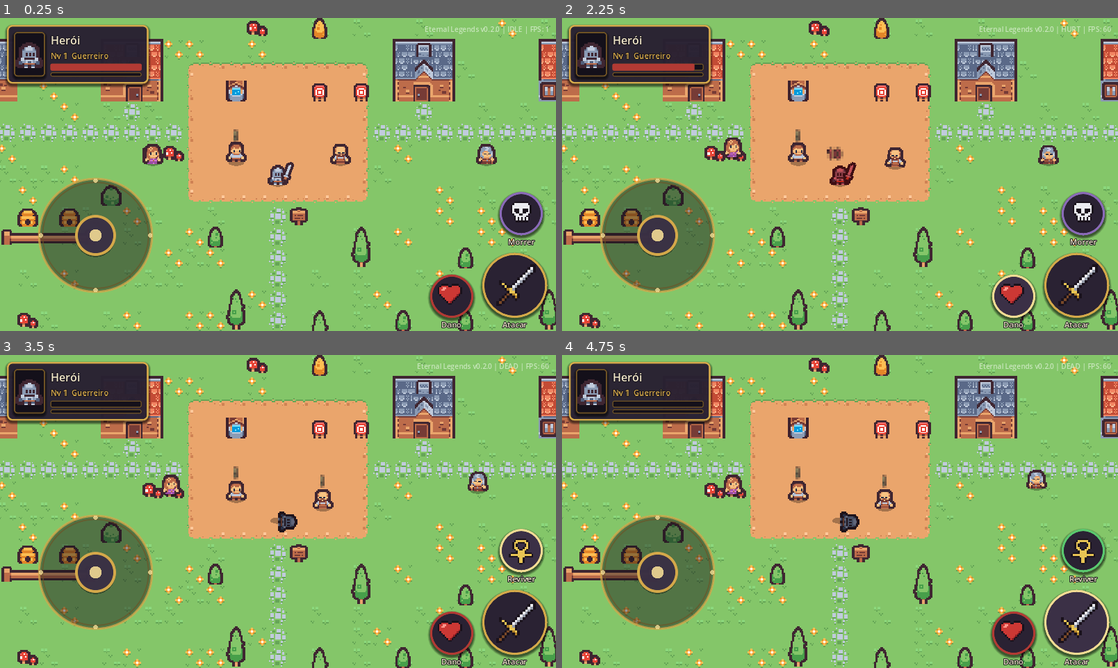
Above: before the commit, frames 1-4 (two rows, left to right).
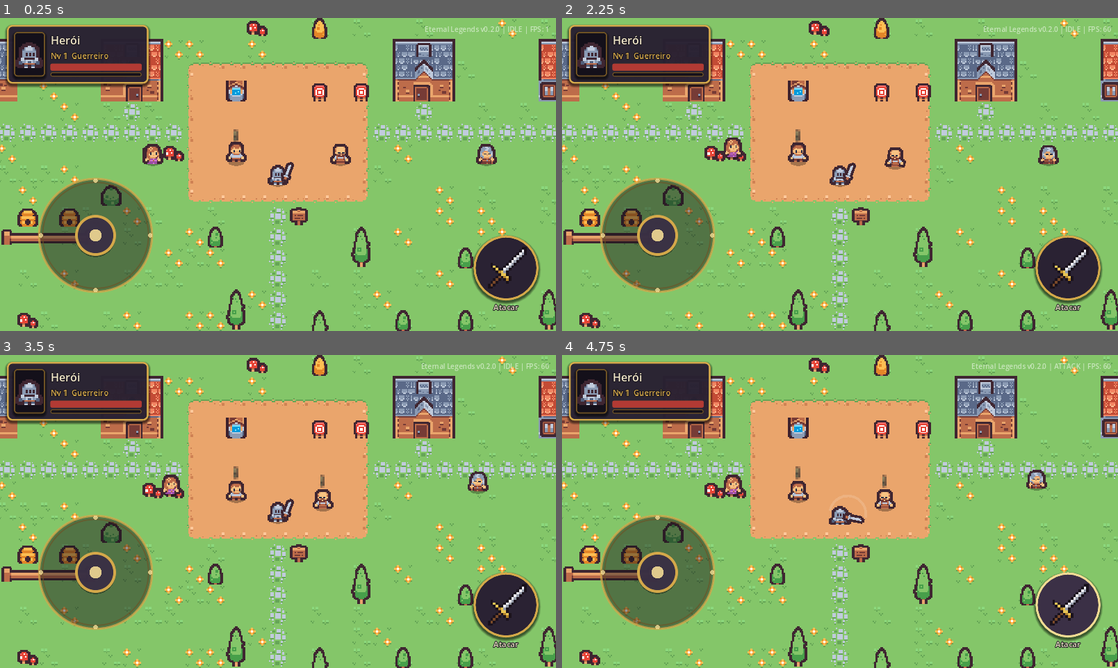
Above: after the commit, the same moments.

Repository: Astelee/eternal-legends-3d.
Game: Godot game, scene res://scenes/main/main.tscn
Same seed, same stepped clock (60 frames per second), same inputs: the game is played once before the commit and once after it.
Inputs (mouse positions are in pixels of both pictures, inside the frame that each line leads up to):
- Up to frame 1 (0.25 s): no input
- Up to frame 2 (2.25 s): click (1079, 284) at 0.52 s; click (1067, 268) at 1.27 s; click (1012, 296) at 2.02 s
- Up to frame 3 (3.5 s): click (522, 549) at 2.77 s
- Up to frame 4 (4.75 s): click (1079, 621) at 3.52 s; click (1067, 605) at 4.27 s

The runs differ from the first frame. In frame 1, 4.2% of the frame differs, in the area x 77-99%, y 55-100%; in frame 2, 4.8%; in frame 3, 5.2%; in frame 4, 5.4%, in the area x 9-99%, y 2-100%.
Error after the commit: Invalid access to property or key 'hurt_pressed' on a base object of type 'Control (Hud)'. (res://scripts/main/main.gd:14)

Commit message:
Atualizar o hud.gd

Diff:
--- a/scripts/ui/hud.gd
+++ b/scripts/ui/hud.gd
@@ -4,18 +4,14 @@
 # redondos (canto inferior direito) e painel de perfil (abre ao tocar no crachá).
 
 signal attack_pressed
-signal hurt_pressed
-signal death_pressed
+signal revive_pressed
 signal class_selected(frame: int)
 signal profile_opened
 
 const CHAR_TEX: Texture2D = preload("res://assets/characters/tiny_dungeon.png")
 const ICON_ATTACK: Texture2D = preload("res://assets/ui/icon_attack.png")
-const ICON_HURT: Texture2D = preload("res://assets/ui/icon_hurt.png")
-const ICON_DEATH: Texture2D = preload("res://assets/ui/icon_death.png")
 const ICON_REVIVE: Texture2D = preload("res://assets/ui/icon_revive.png")
 const COLS := 12
-const VIOLET := Color("#8a6ab8")
 
 var _badge_avatar: TextureRect
 var _badge_name: Label
@@ -23,9 +19,9 @@
 var _hp_bar: ProgressBar
 var _xp_bar: ProgressBar
 
-var _death_button: Button
-var _death_caption: Label
-var _dead: bool = false
+var _attack_button: Button
+var _revive_box: CenterContainer
+var _location_label: Label
 
 var _profile: Control
 var _profile_avatar: TextureRect
@@ -46,6 +42,7 @@
 	mouse_filter = Control.MOUSE_FILTER_IGNORE
 	_build_badge()
 	_build_actions()
+	_build_location()
 	_build_profile_panel()
 	Game.profile_changed.connect(_refresh_profile)
 	_refresh_profile()
@@ -63,17 +60,20 @@
 
 
 func set_dead(dead: bool) -> void:
-	_dead = dead
-	if _death_button == null:
+	if _revive_box:
+		_revive_box.visible = dead
+	if _attack_button:
+		_attack_button.disabled = dead
+
+
+func set_location(text: String) -> void:
+	if _location_label == null:
 		return
-	if dead:
-		_style_round(_death_button, GameTheme.LIFE, 100, 64)
-		_death_button.icon = ICON_REVIVE
-		_death_caption.text = "Reviver"
-	else:
-		_style_round(_death_button, VIOLET, 100, 64)
-		_death_button.icon = ICON_DEATH
-		_death_caption.text = "Morrer"
+	_location_label.text = text
+	_location_label.modulate.a = 1.0
+	var tw := create_tween()
+	tw.tween_interval(2.5)
+	tw.tween_property(_location_label, "modulate:a", 0.35, 1.0)
 
 
 # ---------------------------------------------------------------- crachá de perfil
@@ -147,22 +147,65 @@
 	box.mouse_filter = Control.MOUSE_FILTER_IGNORE
 	add_child(box)
 	box.set_anchors_preset(Control.PRESET_BOTTOM_RIGHT)
-	box.offset_left = -380.0
-	box.offset_top = -360.0
+	box.offset_left = -260.0
+	box.offset_top = -240.0
 	box.offset_right = -20.0
 	box.offset_bottom = -20.0
 	box.grow_horizontal = Control.GROW_DIRECTION_BEGIN
 	box.grow_vertical = Control.GROW_DIRECTION_BEGIN
 
-	var attack := _make_round_button(box, ICON_ATTACK, GameTheme.GOLD, Vector2(210, 180), 150, 96, "Atacar")
-	attack.pressed.connect(func() -> void: attack_pressed.emit())
-
-	var hurt := _make_round_button(box, ICON_HURT, GameTheme.BLOOD, Vector2(90, 230), 100, 64, "Dano")
-	hurt.pressed.connect(func() -> void: hurt_pressed.emit())
-
-	_death_button = _make_round_button(box, ICON_DEATH, VIOLET, Vector2(250, 40), 100, 64, "Morrer")
-	_death_caption = _death_button.get_meta("caption") as Label
-	_death_button.pressed.connect(func() -> void: death_pressed.emit())
+	_attack_button = _make_round_button(box, ICON_ATTACK, GameTheme.GOLD, Vector2(70, 20), 150, 96, "Atacar")
+	_attack_button.pressed.connect(func() -> void: attack_pressed.emit())
+
+	_build_revive_overlay()
+
+
+# Só aparece quando o personagem morre em luta.
+func _build_revive_overlay() -> void:
+	_revive_box = CenterContainer.new()
+	_revive_box.visible = false
+	_revive_box.mouse_filter = Control.MOUSE_FILTER_IGNORE
+	add_child(_revive_box)
+	_revive_box.set_anchors_and_offsets_preset(Control.PRESET_FULL_RECT)
+
+	var panel := PanelContainer.new()
+	panel.add_theme_stylebox_override("panel", GameTheme.box(Color(0.08, 0.04, 0.06, 0.94), GameTheme.BLOOD, 4, 12, 20))
+	_revive_box.add_child(panel)
+
+	var v := VBoxContainer.new()
+	v.add_theme_constant_override("separation", 14)
+	panel.add_child(v)
+
+	var title := Label.new()
+	title.text = "VOCÊ CAIU EM BATALHA"
+	title.horizontal_alignment = HORIZONTAL_ALIGNMENT_CENTER
+	title.add_theme_font_size_override("font_size", 32)
+	title.add_theme_color_override("font_color", Color("#e0605a"))
+	v.add_child(title)
+
+	var b := Button.new()
+	b.text = "Reviver"
+	b.icon = ICON_REVIVE
+	b.expand_icon = true
+	b.add_theme_constant_override("icon_max_width", 48)
+	b.custom_minimum_size = Vector2(320, 72)
+	b.focus_mode = Control.FOCUS_NONE
+	b.pressed.connect(func() -> void: revive_pressed.emit())
+	v.add_child(b)
+
+
+func _build_location() -> void:
+	_location_label = Label.new()
+	_location_label.horizontal_alignment = HORIZONTAL_ALIGNMENT_CENTER
+	_location_label.add_theme_font_size_override("font_size", 28)
+	_location_label.add_theme_color_override("font_color", GameTheme.GOLD_LIGHT)
+	_location_label.mouse_filter = Control.MOUSE_FILTER_IGNORE
+	add_child(_location_label)
+	_location_label.set_anchors_preset(Control.PRESET_CENTER_TOP)
+	_location_label.offset_left = -220.0
+	_location_label.offset_right = 220.0
+	_location_label.offset_top = 56.0
+	_location_label.offset_bottom = 96.0
 
 
 func _make_round_button(parent: Control, icon: Texture2D, accent: Color, pos: Vector2, size: int, icon_px: int, caption: String) -> Button:
